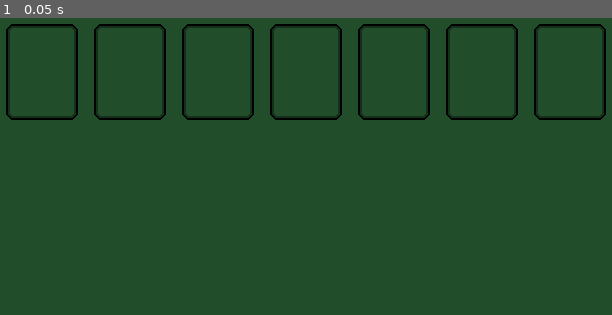
Above: before the commit, frame 1.
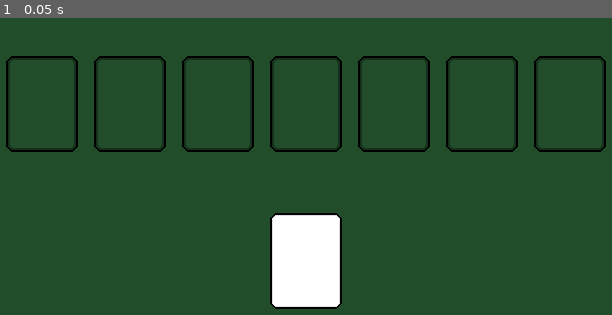
Above: after the commit, the same moment.

Repository: AyyBee123/Oristaile
Game: Godot game, scene res://Scenes/encounter.tscn
Same seed, same stepped clock (60 frames per second), same inputs: the game is played once before the commit and once after it.
Inputs:
- Up to frame 1 (0.05 s): no input

The runs differ from the first frame. In frame 1, 9.8% of the frame differs, in the area x 0-100%, y 2-98%.

Commit message:
adjusted background

Diff:
--- a/Scenes/encounter.tscn
+++ b/Scenes/encounter.tscn
@@ -1,18 +1,34 @@
 [gd_scene format=3 uid="uid://c7u2v2cos0fp0"]
 
 [ext_resource type="Script" uid="uid://cr5dt1lmi5wov" path="res://Scripts/encounter.gd" id="1_wwxys"]
+[ext_resource type="Texture2D" uid="uid://da2c7evu4kmtt" path="res://Assets/Sprites/Cards/Blank Card.png" id="2_fbya5"]
 [ext_resource type="Texture2D" uid="uid://mtf6w4qdoxsb" path="res://Assets/Sprites/Cards/Card Slot.png" id="4_gitas"]
 
 [node name="Encounter" type="CanvasLayer" unique_id=1945341202]
 script = ExtResource("1_wwxys")
 
+[node name="Background" type="ColorRect" parent="." unique_id=1556827759]
+z_index = -1
+anchors_preset = -1
+anchor_left = 0.5
+anchor_top = 0.5
+anchor_right = 0.5
+anchor_bottom = 0.5
+offset_left = -320.0
+offset_top = -180.0
+offset_right = 320.0
+offset_bottom = 180.0
+grow_horizontal = 2
+grow_vertical = 2
+mouse_filter = 2
+color = Color(0.13333334, 0.3019608, 0.16470589, 1)
+
 [node name="SlotContainer" type="HBoxContainer" parent="." unique_id=364460085]
 anchors_preset = -1
-anchor_top = 0.044000003
+anchor_top = 0.133
 anchor_right = 1.0
-anchor_bottom = 0.31100002
-offset_top = 0.1599989
-offset_bottom = 0.039993286
+anchor_bottom = 0.4
+offset_top = 0.11999893
 theme_override_constants/separation = 16
 alignment = 1
 
@@ -57,3 +73,23 @@
 layout_mode = 2
 texture = ExtResource("4_gitas")
 stretch_mode = 2
+
+[node name="MarginContainer" type="MarginContainer" parent="." unique_id=840513885]
+anchors_preset = -1
+anchor_top = 0.569
+anchor_right = 1.0
+anchor_bottom = 0.836
+offset_top = 0.16000366
+offset_bottom = 0.039978027
+grow_horizontal = 2
+grow_vertical = 0
+theme_override_constants/margin_left = 24
+theme_override_constants/margin_right = 24
+
+[node name="HBoxContainer" type="HBoxContainer" parent="MarginContainer" unique_id=577069602]
+layout_mode = 2
+alignment = 1
+
+[node name="TextureRect" type="TextureRect" parent="MarginContainer/HBoxContainer" unique_id=870047374]
+layout_mode = 2
+texture = ExtResource("2_fbya5")
--- a/Scripts/encounter.gd
+++ b/Scripts/encounter.gd
@@ -1 +1 @@
-extends Node2D
+extends CanvasLayer
--- a/project.godot
+++ b/project.godot
@@ -20,7 +20,6 @@
 
 window/size/viewport_width=640
 window/size/viewport_height=360
-window/size/mode=3
 window/stretch/mode="canvas_items"
 window/stretch/aspect="keep_height"
 
@@ -34,4 +33,4 @@
 rendering_device/driver.windows="d3d12"
 renderer/rendering_method="gl_compatibility"
 renderer/rendering_method.mobile="gl_compatibility"
-environment/defaults/default_clear_color=Color(0.13200676, 0.30243662, 0.1666562, 1)
+environment/defaults/default_clear_color=Color(0, 0, 0, 1)
